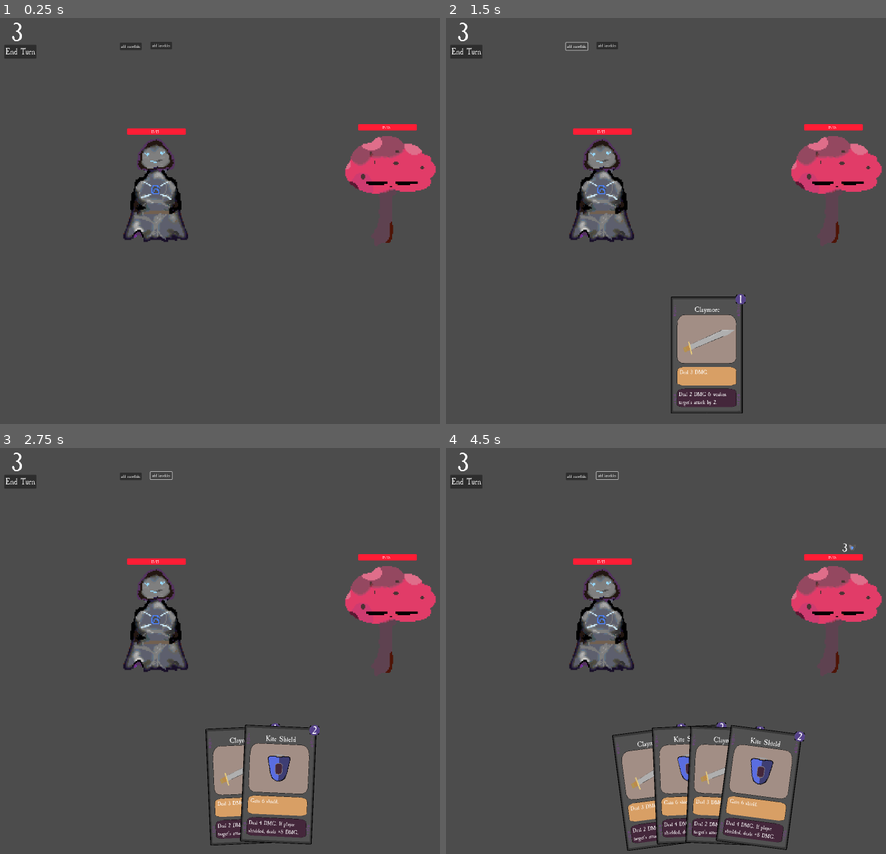
Above: before the commit, frames 1-4 (two rows, left to right).
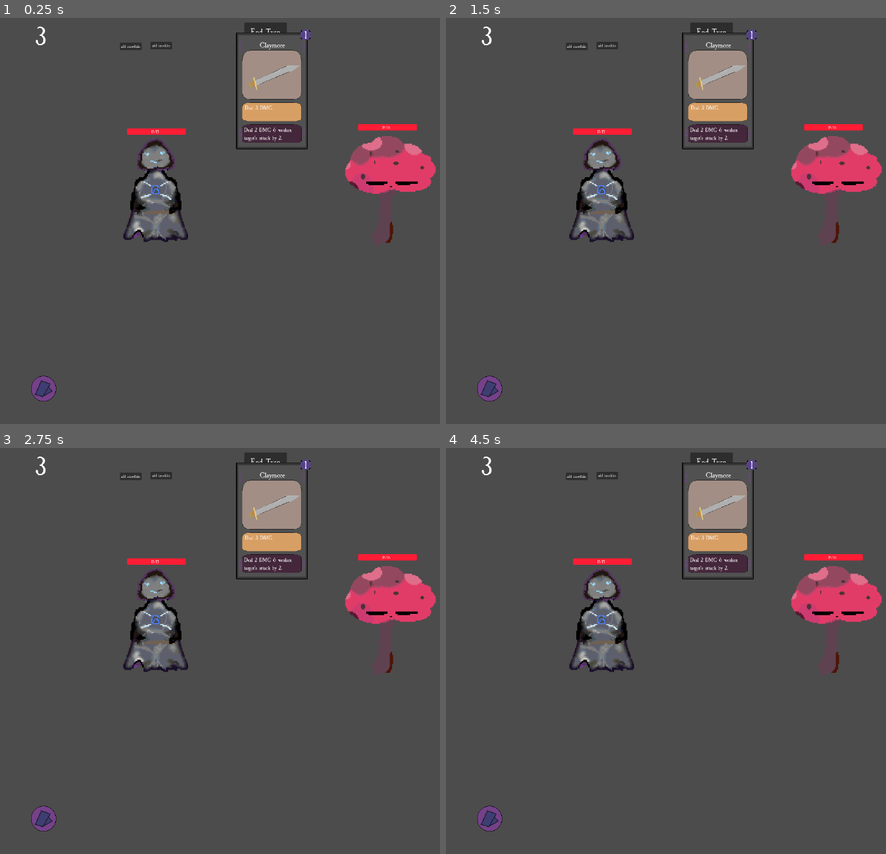
Above: after the commit, the same moments.

Repository: n0x1/Cardtrick
Game: Godot game, scene res://scenes/Main.tscn
Two runs of this game, one before a commit and one after it. Both use one fixed random seed, a clock stepped at 60 frames per second and the inputs below.
Inputs (mouse positions are in pixels of both pictures, inside the frame that each line leads up to):
- Up to frame 1 (0.25 s): no input
- Up to frame 2 (1.5 s): click (490, 387) at 0.52 s; click "add snowflake" at 1.25 s
- Up to frame 3 (2.75 s): click "add knuckles" at 2 s
- Up to frame 4 (4.5 s): click "End Turn" at 2.75 s; click "add snowflake" at 3.5 s; click "add knuckles" at 4.25 s

The runs differ from the first frame. In frame 1, 3.9% of the frame differs, in the area x 1-71%, y 1-95%; in frame 2, 7.1%; in frame 3, 8.5%; in frame 4, 11%, in the area x 1-94%, y 1-100%.
Error after the commit: Parse Error: Name "position" called as a function but is a "Vector2". (res://scripts/ui/card_container.gd:6)

Commit message:
deck view

Diff:
--- a/scenes/Main.tscn
+++ b/scenes/Main.tscn
@@ -9,6 +9,10 @@
 [ext_resource type="Texture2D" uid="uid://dde0vmmtkx35f" path="res://sprites/Icons/damage_change_sword.png" id="7_y22q8"]
 [ext_resource type="Texture2D" uid="uid://ddvyop1nqm207" path="res://sprites/Icons/bleed.png" id="8_b0jng"]
 [ext_resource type="Texture2D" uid="uid://ct103svanepry" path="res://sprites/Enemies/Mushroom.png" id="9_xtex8"]
+[ext_resource type="Texture2D" uid="uid://5prk4i512iqu" path="res://sprites/Icons/deckbutton.png" id="10_o1fi1"]
+[ext_resource type="PackedScene" uid="uid://i7eh31bvm4b6" path="res://scenes/ui/card_container.tscn" id="10_wvtpg"]
+[ext_resource type="Texture2D" uid="uid://ct0iq5rgs1l27" path="res://sprites/Icons/deck_open.png" id="11_yg7ln"]
+[ext_resource type="Texture2D" uid="uid://dhp03v4vdr3xn" path="res://sprites/Icons/deck_hover.png" id="12_wml7y"]
 
 [sub_resource type="StyleBoxFlat" id="StyleBoxFlat_70d4t"]
 bg_color = Color(1, 0.117647, 0.211765, 1)
@@ -203,10 +207,10 @@
 horizontal_alignment = 1
 
 [node name="ManaAmount" type="Label" parent="."]
-offset_left = 109.0
-offset_top = 30.0
-offset_right = 183.0
-offset_bottom = 151.0
+offset_left = 198.0
+offset_top = 45.0
+offset_right = 272.0
+offset_bottom = 166.0
 theme_override_font_sizes/font_size = 100
 text = "10"
 horizontal_alignment = 1
@@ -229,18 +233,18 @@
 text = "Inflict 3 damage"
 
 [node name="EndTurn" type="Button" parent="."]
-offset_left = 97.0
-offset_top = 134.0
-offset_right = 218.0
-offset_bottom = 186.0
+offset_left = 1000.0
+offset_top = 50.0
+offset_right = 1160.0
+offset_bottom = 123.0
 theme_override_font_sizes/font_size = 36
 text = "End Turn
 "
-metadata/_edit_use_anchors_ = true
 
 [node name="CanvasLayer" type="CanvasLayer" parent="."]
 
 [node name="GameOverOverlay" type="ColorRect" parent="CanvasLayer"]
+visible = false
 z_index = 4096
 anchors_preset = 15
 anchor_right = 1.0
@@ -303,9 +307,53 @@
 theme_override_font_sizes/font_size = 40
 text = "Advance"
 
+[node name="ColorRect" type="ColorRect" parent="CanvasLayer"]
+visible = false
+offset_left = 175.0
+offset_top = 55.0
+offset_right = 1850.0
+offset_bottom = 993.0
+
+[node name="DeckViewWindow" type="ScrollContainer" parent="CanvasLayer"]
+custom_minimum_size = Vector2(1750, 938)
+anchors_preset = 8
+anchor_left = 0.5
+anchor_top = 0.5
+anchor_right = 0.5
+anchor_bottom = 0.5
+offset_left = -871.0
+offset_top = -706.0
+offset_right = 930.0
+offset_bottom = 296.0
+grow_horizontal = 2
+grow_vertical = 2
+horizontal_scroll_mode = 3
+vertical_scroll_mode = 3
+
+[node name="HFlowContainer" type="HFlowContainer" parent="CanvasLayer/DeckViewWindow"]
+clip_contents = true
+custom_minimum_size = Vector2(1750, 938)
+layout_mode = 2
+size_flags_horizontal = 3
+alignment = 1
+
+[node name="CardContainer" parent="CanvasLayer/DeckViewWindow/HFlowContainer" instance=ExtResource("10_wvtpg")]
+layout_mode = 2
+
+[node name="DeckButton" type="TextureButton" parent="."]
+offset_left = 198.0
+offset_top = 1382.0
+offset_right = 292.0
+offset_bottom = 1478.0
+texture_normal = ExtResource("10_o1fi1")
+texture_pressed = ExtResource("11_yg7ln")
+texture_hover = ExtResource("12_wml7y")
+stretch_mode = 0
+
 [connection signal="card_activated" from="DeckHand" to="." method="_on_deck_hand_card_activated"]
 [connection signal="pressed" from="Inflict1Button" to="." method="_on_inflict_1_button_pressed"]
 [connection signal="pressed" from="Inflict3Button" to="." method="_on_inflict_3_button_pressed"]
 [connection signal="pressed" from="EndTurn" to="." method="_on_end_turn_pressed"]
 [connection signal="pressed" from="CanvasLayer/GameOverOverlay/Button" to="." method="_on_button_pressed"]
 [connection signal="pressed" from="CanvasLayer/VictoryOverlay/VictoryButton" to="." method="_on_victory_button_pressed"]
+[connection signal="pressed" from="DeckButton" to="." method="_on_deck_button_pressed"]
--- /dev/null
+++ b/scenes/ui/card_container.tscn
@@ -0,0 +1,11 @@
+[gd_scene load_steps=3 format=3 uid="uid://i7eh31bvm4b6"]
+
+[ext_resource type="PackedScene" uid="uid://cy3ekvhyb2xuh" path="res://scenes/cards/claymore.tscn" id="1_rpexm"]
+[ext_resource type="Script" path="res://scripts/ui/card_container.gd" id="1_vamgc"]
+
+[node name="CardContainer" type="Container"]
+custom_minimum_size = Vector2(285, 452)
+script = ExtResource("1_vamgc")
+
+[node name="Claymore" parent="." instance=ExtResource("1_rpexm")]
+position = Vector2(132, 435)
--- a/scripts/Main.gd
+++ b/scripts/Main.gd
@@ -103,3 +103,7 @@
 func _on_victory_button_pressed(): # victory
 	level += 1
 	$CanvasLayer/VictoryOverlay.visible = false
+
+
+func _on_deck_button_pressed():
+	pass # Replace with function body.
--- /dev/null
+++ b/scripts/ui/card_container.gd
@@ -0,0 +1,11 @@
+class_name CardContainer extends Container
+
+var card: UsableCard:
+	set(_card):
+		card = _card
+		card.position(Vector2(132, 435))
+
+
+# Called every frame. 'delta' is the elapsed time since the previous frame.
+func _process(delta):
+	pass
Not shown: 1 places in scenes/Main.tscn that only renumber resources
Binary file added: sprites/Icons/deck_hover.png
Not shown, added: sprites/Icons/deck_hover.png.import
Binary file added: sprites/Icons/deck_open.png
Not shown, added: sprites/Icons/deck_open.png.import
Binary file added: sprites/Icons/deckbutton.png
Not shown, added: sprites/Icons/deckbutton.png.import
